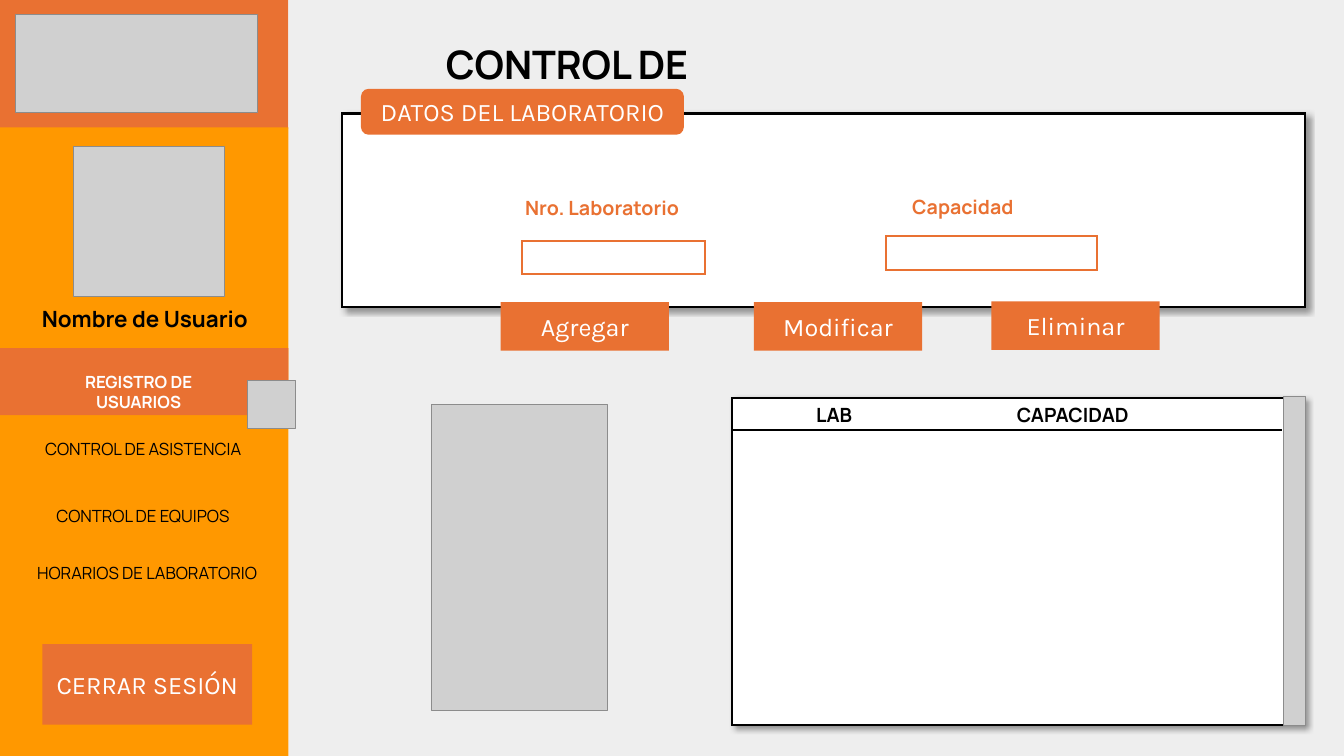
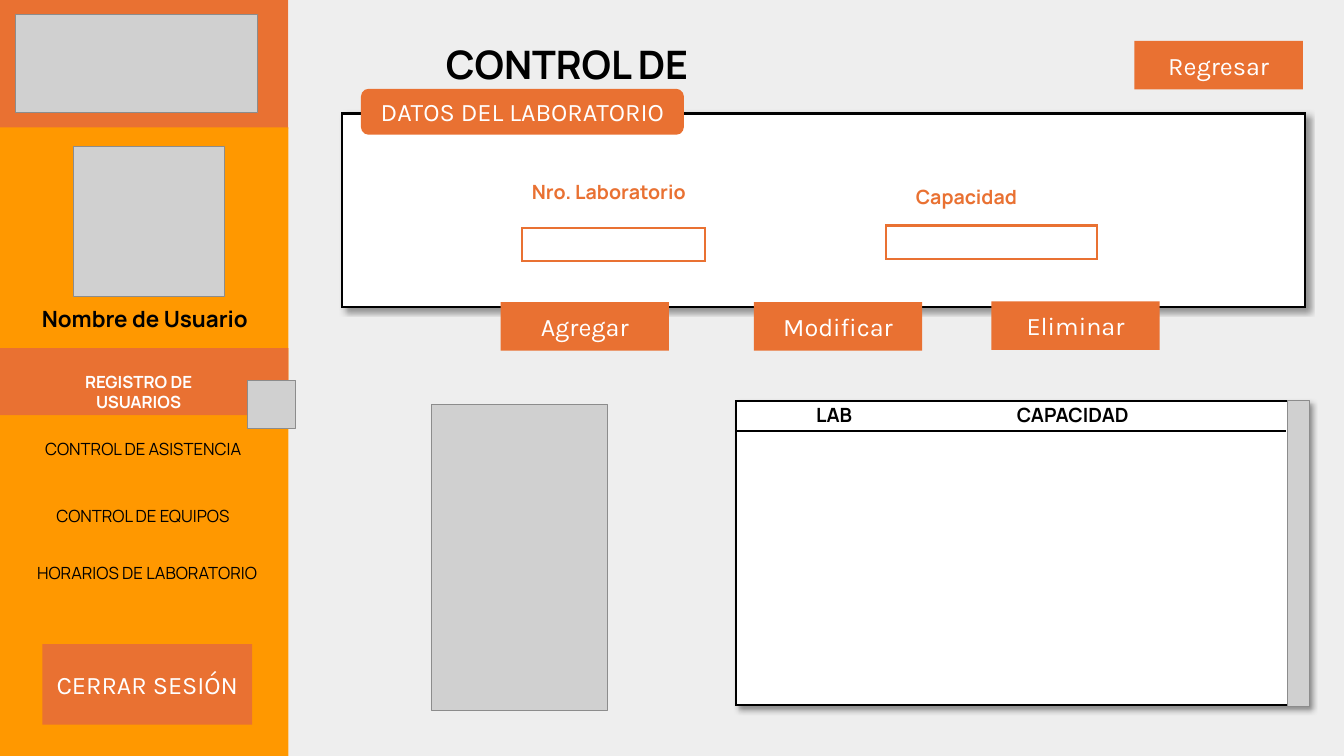
Before and after one commit to cotanol/ProyectoAsistenciaUNFV, a slide deck: slide 9 of GUIDESIGN.pptx. Drawn at 1344x756 pixels with LibreOffice and Linux fonts; fonts in the diff are those of the drawing; grey boxes stand for pictures. Boxes give left, top, right and bottom in pixels: in the first picture for what was removed or moved away, otherwise in the second. Text is boxed around its words. In the diff, an @@ line names an element or a change of style, - is before the commit and + after.

```diff
--- a/GUIDESIGN.pptx
+++ b/GUIDESIGN.pptx
@@ rectangle added at box(1135, 40, 1304, 89), fill #E97132, 18 pt, text #FFFFFF @@
+Regresar
@@ text "Nro. Laboratorio": place and size @@
-text "Nro. Laboratorio" at box(525, 200, 678, 216)
+text "Nro. Laboratorio" at box(532, 184, 685, 200)
@@ text "Capacidad": place and size @@
-text "Capacidad" at box(912, 199, 1013, 219)
+text "Capacidad" at box(916, 189, 1017, 209)
@@ rectangle: place and size @@
-rectangle at box(522, 241, 706, 274)
+rectangle at box(522, 228, 706, 261)
@@ rectangle: place and size @@
-rectangle at box(886, 236, 1098, 270)
+rectangle at box(886, 226, 1098, 260)
@@ rectangle: place and size @@
-rectangle at box(732, 398, 1304, 726)
+rectangle at box(736, 401, 1308, 706)
@@ picture: place and size @@
-picture at box(1284, 397, 1305, 726)
+picture at box(1288, 400, 1309, 707)
@@ line moved from (732, 431) - (1282, 431) to (736, 432) - (1287, 432) @@
```
Also in this commit, not shown: 33 other files.
